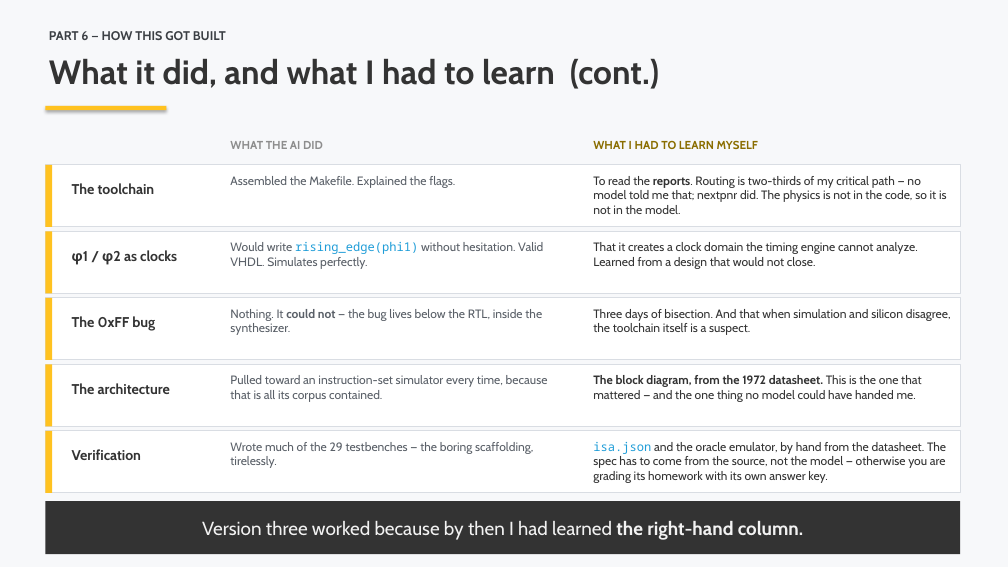
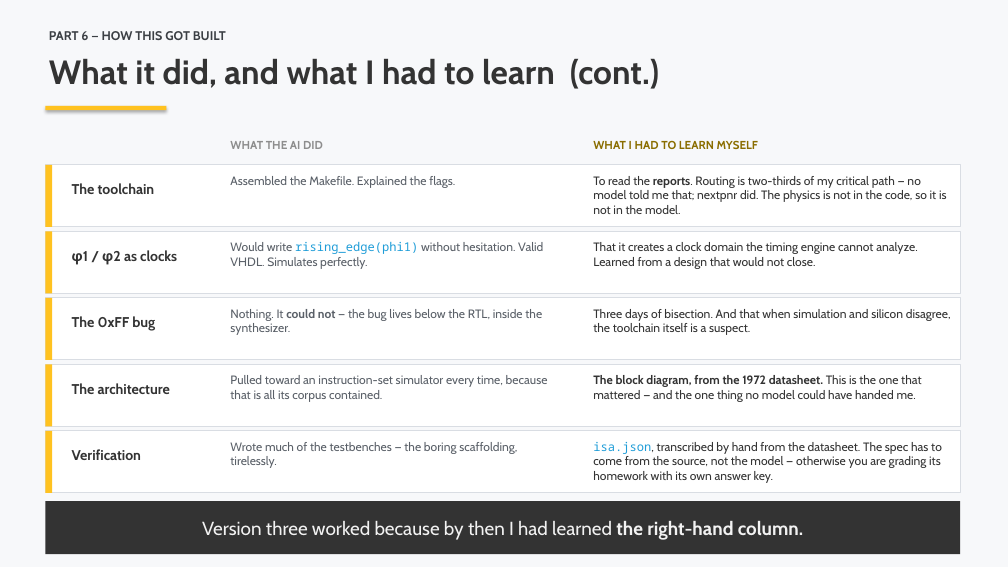
Before and after one commit to robertrico/intel-8008-vhdl, a slide deck: slide 31 of docs/fpga-presentation/fpga_talk.pptx (slide 30 before the commit). Drawn at 1008x567 pixels with LibreOffice and Linux fonts; fonts in the diff are those of the drawing. Boxes give left, top, right and bottom in pixels: in the first picture for what was removed or moved away, otherwise in the second. Text is boxed around its words. In the diff, an @@ line names an element or a change of style, - is before the commit and + after.

```diff
--- a/docs/fpga-presentation/fpga_talk.pptx
+++ b/docs/fpga-presentation/fpga_talk.pptx
@@ text at <box>230,442,517,468</box>: text changed @@
-Wrote much of the 29 testbenches — the boring scaffolding, tirelessly.
+Wrote much of the testbenches — the boring scaffolding, tirelessly.
@@ text at <box>593,442,942,483</box>: text changed @@
-isa.json and the oracle emulator, by hand from the datasheet. The spec has to come from the source, not the model — otherwise you are grading its homework with its own answer key.
+isa.json, transcribed by hand from the datasheet. The spec has to come from the source, not the model — otherwise you are grading its homework with its own answer key.
```
Also in this commit, not shown: 6 other slides changed, 1 slide added, 5 other files.
